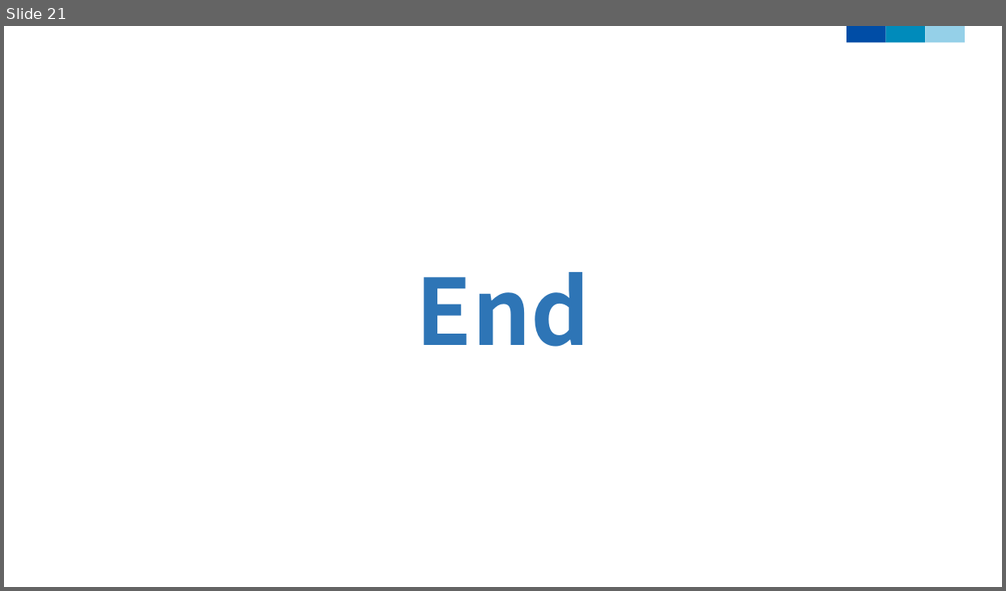
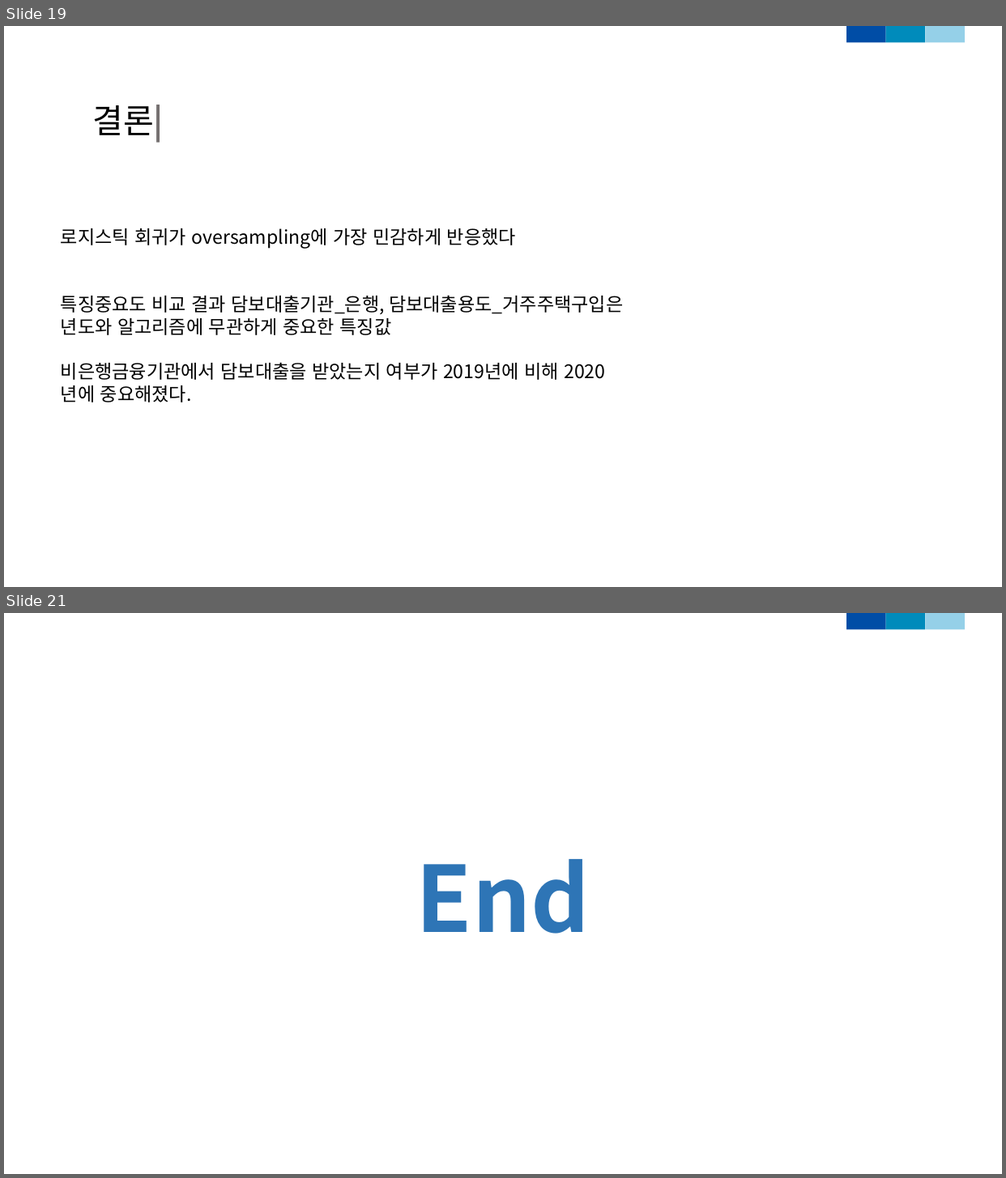
Before and after one commit to dudungE/Competition, a slide deck: ppt/부실가계탐지모형_2.pptx. Shown one above the other, each under a label of ours: slide 21 before the commit, slides 19 and 21 after it; the slides between them are not shown. The pictures are 1006x591 and 1006x1178 pixels, drawn with LibreOffice and Linux fonts; fonts in the diff are those of the drawing. Boxes give left, top, right and bottom in pixels: in the first picture for what was removed or moved away, otherwise in the second. Text is boxed around its words. In the diff, an @@ line names an element or a change of style, - is before the commit and + after.

```diff
--- a/ppt/부실가계탐지모형_2.pptx
+++ b/ppt/부실가계탐지모형_2.pptx
@@ slide 19 added at (4,26,1002,587), background #FFFFFF; not listed: 3 template elements that a slide beside it also shows @@
@@ text added at (92,105,164,142), 32 pt, text #000000 @@
+결론|
@@ text added at (61,228,623,403), 18 pt, text #000000 @@
+로지스틱 회귀가 oversampling에 가장 민감하게 반응했다
+특징중요도 비교 결과 담보대출기관_은행, 담보대출용도_거주주택구입은 년도와 알고리즘에 무관하게 중요한 특징값
+비은행금융기관에서 담보대출을 받았는지 여부가 2019년에 비해 2020년에 중요해졌다.
```
Also in this commit, not shown: 13 slides changed, 1 slide removed, 1 other file.
